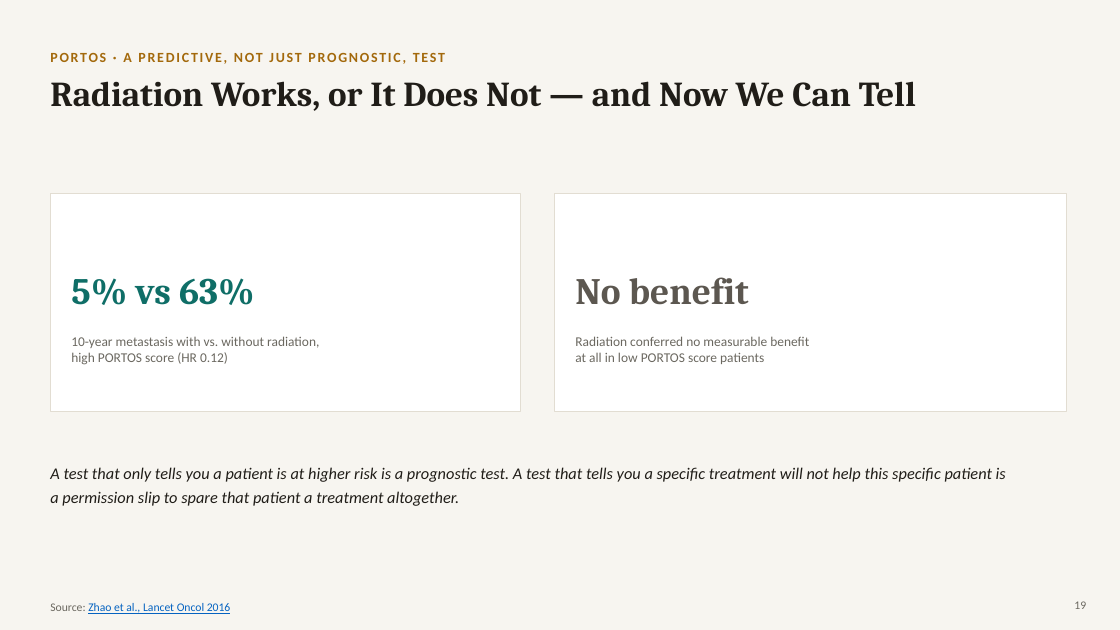
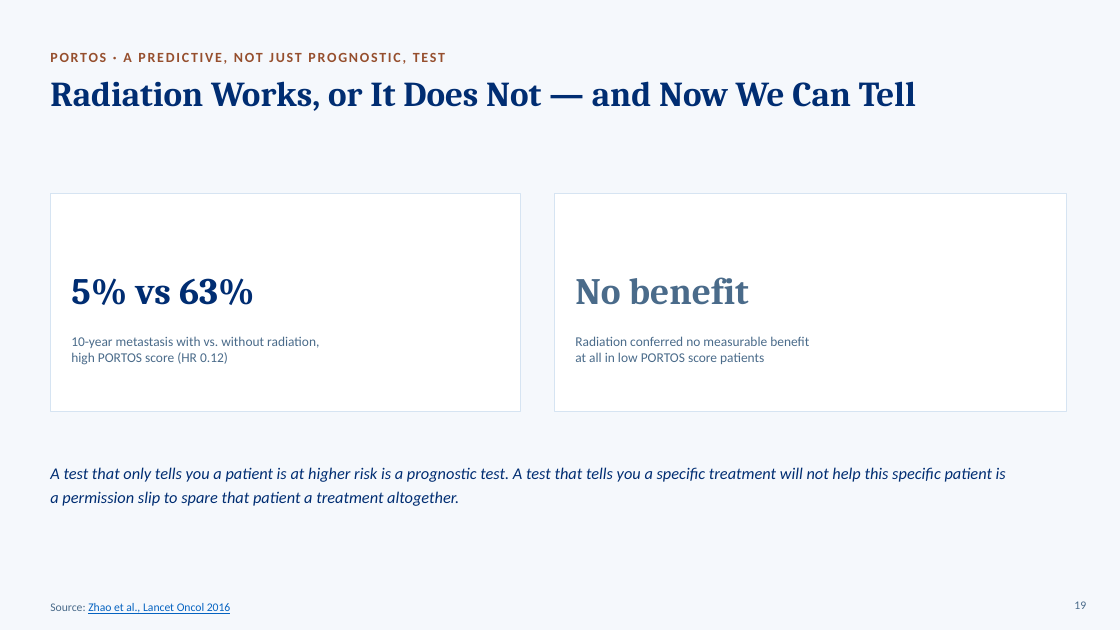
Before and after one commit to kpienta-cloud/FENG, a slide deck: slide 19 of slides/Transformative_Science_Feng_Keynote.pptx. Drawn at 1120x630 pixels with LibreOffice and Linux fonts; fonts in the diff are those of the drawing. Boxes give left, top, right and bottom in pixels: in the first picture for what was removed or moved away, otherwise in the second. Text is boxed around its words. In the diff, an @@ line names an element or a change of style, - is before the commit and + after.

Commit message:
Re-theme keynote deck with official Johns Hopkins brand colors (Heritage Blue / Spirit Blue / Gold)

```diff
--- a/slides/Transformative_Science_Feng_Keynote.pptx
+++ b/slides/Transformative_Science_Feng_Keynote.pptx
@@ background #F7F5F0 to #F5F8FC @@
@@ text "PORTOS · A PREDICTIVE, NOT ..." at [123, 53, 131, 62]: text colour #A3690C to #964F2E @@
@@ text "Radiation Works, or It Does ..." at [50, 81, 916, 111]: text colour #201D18 to #002D72 @@
@@ rectangle at [50, 193, 521, 412]: outline #E2DDD2 1 pt to #D6E4F2 1 pt @@
@@ text "5% vs 63%" at [71, 278, 254, 305]: text colour #0F6E67 to #002D72 @@
@@ rectangle at [555, 193, 1067, 412]: outline #E2DDD2 1 pt to #D6E4F2 1 pt @@
@@ text "No benefit" at [575, 277, 749, 305]: text colour #5C5750 to #4A6B8A @@
@@ text "A test that only tells ..." at [50, 467, 1006, 506]: text colour #201D18 to #002D72 @@
@@ text "Source: Zhao et al., Lancet ..." at [50, 603, 231, 614]: text colour #6B6860 to #4A6B8A in "Source:" @@
@@ text colour #6B6860 to #4A6B8A in 3 elements at [71, 336, 319, 365], [575, 336, 809, 364], [1074, 601, 1086, 609] @@
```
Also in this commit, not shown: 33 other slides changed.
